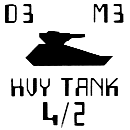
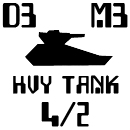
Layers edited between the first and the second 130px x 130px image:
added layer "4/2" above "HVY TANK" over 41, 102, 89, 127
added layer "HVY TANK" above "M3" over 13, 75, 119, 94
added layer "M3" above "Layer 1 copy" over 91, 3, 128, 28
added layer "Layer 1 copy" above "D3" over 25, 30, 113, 66
added layer "D3" above "Layer 1" over 2, 3, 36, 28
hid "Layer 1" over 2, 3, 128, 128
